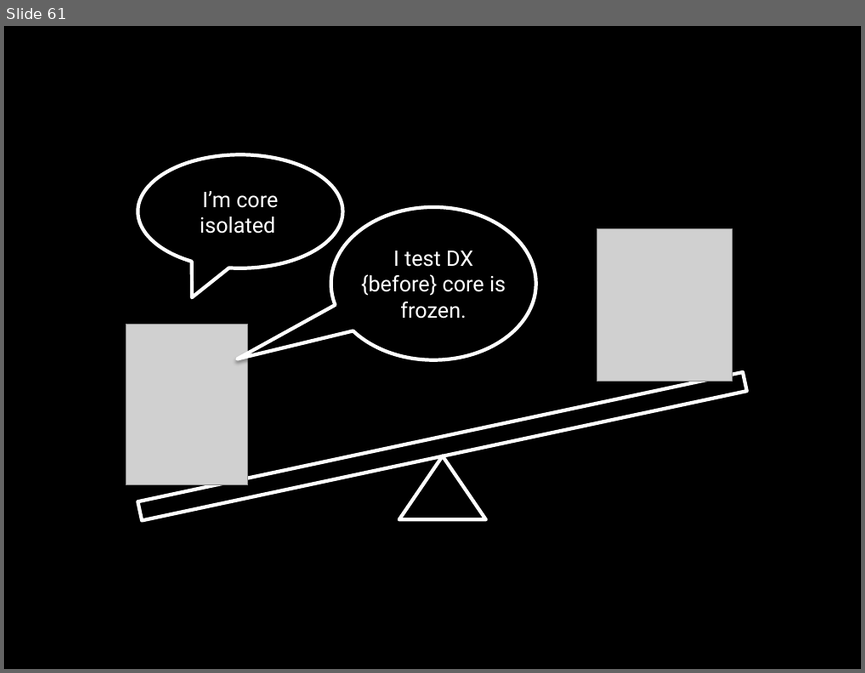
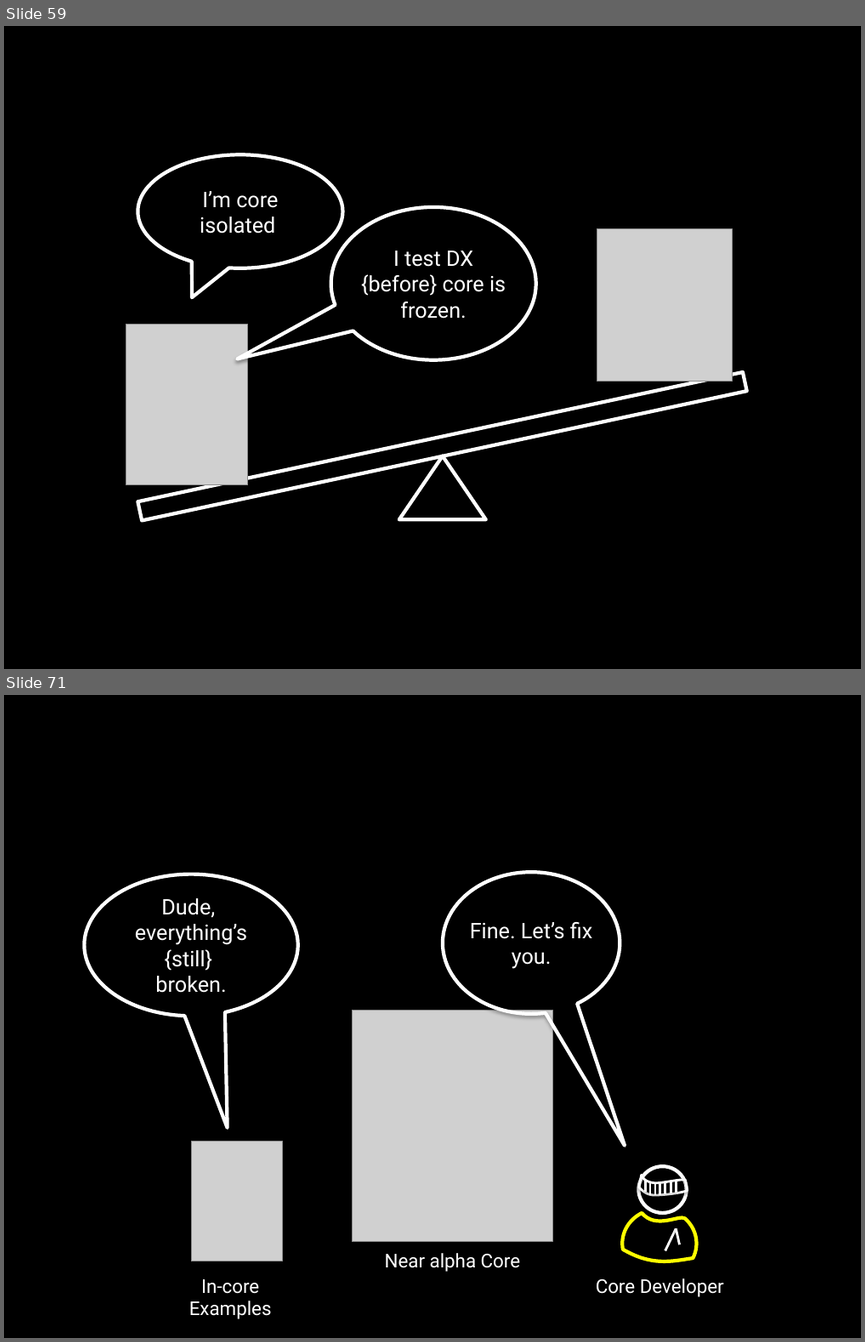
Before and after one commit to socketwench/exampleModuleAintCore, a slide deck: src/exampleModuleAintCore.pptx. Shown one above the other, each under a label of ours: slide 61 before the commit, slides 59 and 71 after it; the slides between them are not shown. The pictures are 865x673 and 865x1342 pixels, drawn with LibreOffice and Linux fonts; fonts in the diff are those of the drawing; grey boxes stand for pictures. Boxes give left, top, right and bottom in pixels: in the first picture for what was removed or moved away, otherwise in the second. Text is boxed around its words. In the diff, an @@ line names an element or a change of style, - is before the commit and + after.

```diff
--- a/src/exampleModuleAintCore.pptx
+++ b/src/exampleModuleAintCore.pptx
@@ slide 71 added at [4,695,861,1338], background #000000 @@
@@ speech bubble added at [443,873,620,1014], outline #FFFFFF 3 pt, 18 pt, text #FFFFFF @@
+Fine. Let’s fix you.
@@ speech bubble added at [85,874,298,1015], outline #FFFFFF 3 pt, 18 pt, text #FFFFFF @@
+Dude,
+everything’s
+{still}
+broken.
@@ picture added at [352,1010,552,1242] @@
@@ picture added at [191,1140,282,1261] @@
@@ group added at [623,1166,697,1261]: 9 lines, 2 freeform shapes, 1 ellipse @@
@@ text added at [385,1253,520,1271], 16 pt, text #FFFFFF @@
+Near alpha Core
@@ text added at [189,1279,272,1319], 16 pt, text #FFFFFF @@
+In-core Examples
@@ text added at [596,1278,724,1297], 16 pt, text #FFFFFF @@
+Core Developer
@@ what was slide 61 is now slide 59 @@
```
Also in this commit, not shown: 27 other slides added, 2 slides removed, 39 other files.
